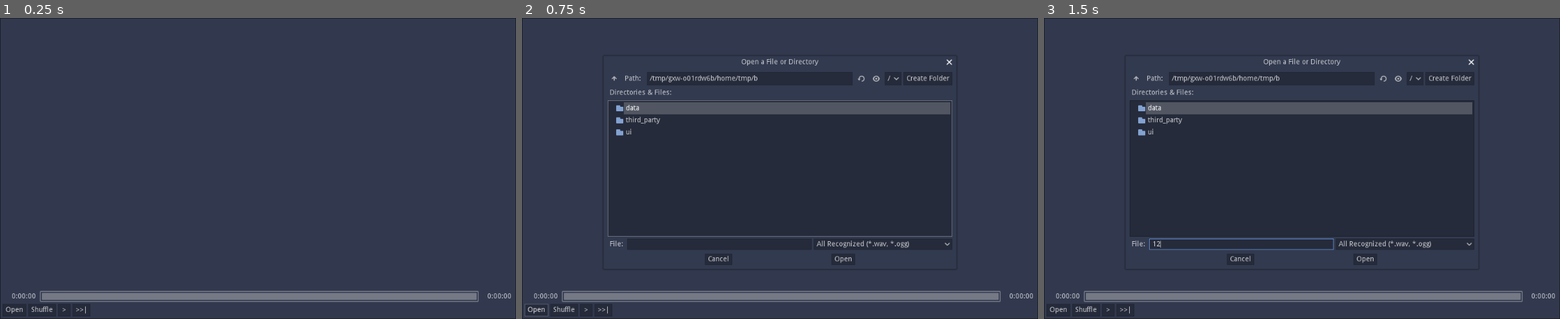
Above: before the commit, frames 1-3 (left to right).
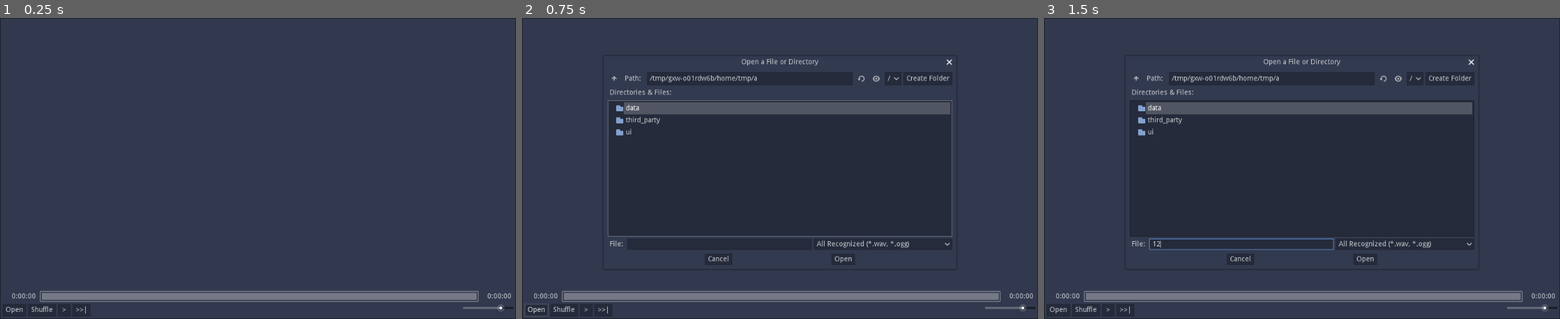
Above: after the commit, the same moments.

Repository: Wcubed/simple_music_player
Game: Godot game, scene res://ui/main.tscn
Same seed, same stepped clock (60 frames per second), same inputs: the game is played once before the commit and once after it.
Inputs (mouse positions are in pixels of both pictures, inside the frame that each line leads up to):
- Up to frame 1 (0.25 s): no input
- Up to frame 2 (0.75 s): click "Open" at 0.5 s
- Up to frame 3 (1.5 s): click (1240, 243) at 1.27 s; type "12" at 1.35 s

The runs differ from the first frame. In frame 1, less than 0.1% of the frame differs, in the area x 89-100%, y 95-98%; in frame 2, less than 0.1%, in the area x 45-100%, y 19-98%; in frame 3, less than 0.1%.

Commit message:
+ Added volume controls.

Diff:
--- a/ui/main.gd
+++ b/ui/main.gd
@@ -1,4 +1,7 @@
 extends PanelContainer
+
+const MAX_VOLUME_DB := 0.0
+const MIN_VOLUME_DB := -30.0
 
 var _stream_total_length: float = 0
 var _playback_time: float = 0
@@ -19,6 +22,8 @@
 func _ready():
 	_song_load_dialog.filters = _playlist.FILE_FILTERS
 	_playlist_ui.set_playlist(_playlist)
+
+	_set_volume(0.8)
 
 	# For speeding up testing turnaround.
 	_playlist.add_songs_from_directory("D:/simple_music_player_test")
@@ -88,6 +93,12 @@
 	_playback_controls.update_time_playing(_playback_time)
 
 
+# Volume is between 0 and 1.0.
+func _set_volume(volume: float):
+	_playback_controls.update_volume(volume)
+	_stream_player.volume_db = lerp(MIN_VOLUME_DB, MAX_VOLUME_DB, volume)
+
+
 func _on_UpdateTimer_timeout():
 	_playback_time = _stream_player.get_playback_position()
 	_playback_controls.update_time_playing(_playback_time)
@@ -141,3 +152,7 @@
 
 func _on_PlaybackControls_next_song_requested():
 	_play_next_song()
+
+
+func _on_PlaybackControls_volume_change_requested(new_volume: float):
+	_set_volume(new_volume)
--- a/ui/main.tscn
+++ b/ui/main.tscn
@@ -65,6 +65,7 @@
 [connection signal="pause_requested" from="VBoxContainer/PlaybackControls" to="." method="_on_PlaybackControls_pause_requested"]
 [connection signal="play_requested" from="VBoxContainer/PlaybackControls" to="." method="_on_PlaybackControls_play_requested"]
 [connection signal="seek_requested" from="VBoxContainer/PlaybackControls" to="." method="_on_PlaybackControls_seek_requested"]
+[connection signal="volume_change_requested" from="VBoxContainer/PlaybackControls" to="." method="_on_PlaybackControls_volume_change_requested"]
 [connection signal="dir_selected" from="SongLoadDialog" to="." method="_on_SongLoadDialog_dir_selected"]
 [connection signal="file_selected" from="SongLoadDialog" to="." method="_on_SongLoadDialog_file_selected"]
 [connection signal="files_selected" from="SongLoadDialog" to="." method="_on_SongLoadDialog_files_selected"]
--- a/ui/playback_controls.gd
+++ b/ui/playback_controls.gd
@@ -5,6 +5,8 @@
 signal seek_requested(seconds)
 signal open_file_requested()
 signal next_song_requested()
+# Volume is in range [0, 1]
+signal volume_change_requested(new_volume)
 
 var _paused := true
 
@@ -15,6 +17,7 @@
 onready var _play_pause_button := $BottomContainer/PlayPauseButton
 onready var _shuffle_button := $BottomContainer/ShuffleButton
 onready var _song_title := $BottomContainer/SongTitleLabel
+onready var _volume_slider := $BottomContainer/VolumeSlider
 
 
 # Called when the node enters the scene tree for the first time.
@@ -50,6 +53,10 @@
 
 func update_song_title(title: String):
 	_song_title.text = title
+
+
+func update_volume(volume: float):
+	_volume_slider.value = volume
 
 
 func _seconds_to_time_string(seconds: float) -> String:
@@ -91,3 +98,7 @@
 
 func _on_NextSongButton_pressed():
 	emit_signal("next_song_requested")
+
+
+func _on_VolumeSlider_value_changed(value: float):
+	emit_signal("volume_change_requested", value)
--- a/ui/playback_controls.tscn
+++ b/ui/playback_controls.tscn
@@ -70,9 +70,19 @@
 [node name="SongTitleLabel" type="Label" parent="BottomContainer"]
 margin_left = 178.0
 margin_top = 1.0
-margin_right = 186.0
+margin_right = 920.0
 margin_bottom = 23.0
+size_flags_horizontal = 3
+
+[node name="VolumeSlider" type="HSlider" parent="BottomContainer"]
+margin_left = 924.0
+margin_right = 1024.0
+margin_bottom = 16.0
+rect_min_size = Vector2( 100, 0 )
+max_value = 1.0
+step = 0.1
 [connection signal="gui_input" from="TopContainer/SongProgress" to="." method="_on_SongProgress_gui_input"]
 [connection signal="pressed" from="BottomContainer/OpenButton" to="." method="_on_OpenButton_pressed"]
 [connection signal="pressed" from="BottomContainer/PlayPauseButton" to="." method="_on_PlayPauseButton_pressed"]
 [connection signal="pressed" from="BottomContainer/NextSongButton" to="." method="_on_NextSongButton_pressed"]
+[connection signal="value_changed" from="BottomContainer/VolumeSlider" to="." method="_on_VolumeSlider_value_changed"]
Not shown, changed: README.md
